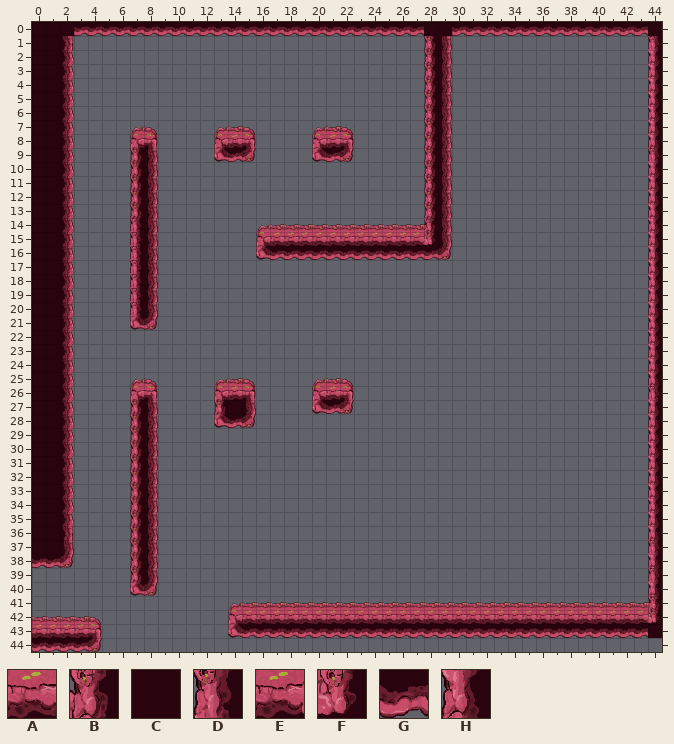
Tiled map, stored at PlatformGame-L19_Optimization/Assets/Maps/MapEstomac_Sala5.tmx. Above: the version before the commit.
Cells are 64x64 px. Shown: x 0..44, y 0..44.
Key: from "atñas_2.6": A 219, B 227, C 235, D 238, E 242, F 243, G 251, H 254.
_ is an empty cell.
Layers that did not change in this view are not listed.
Layer "Solid" before, first column x 39:
39 _____D
40 _____H
41 _____B
42 AAAAEF
43 GGGGGC
44 ______
Now the later version:
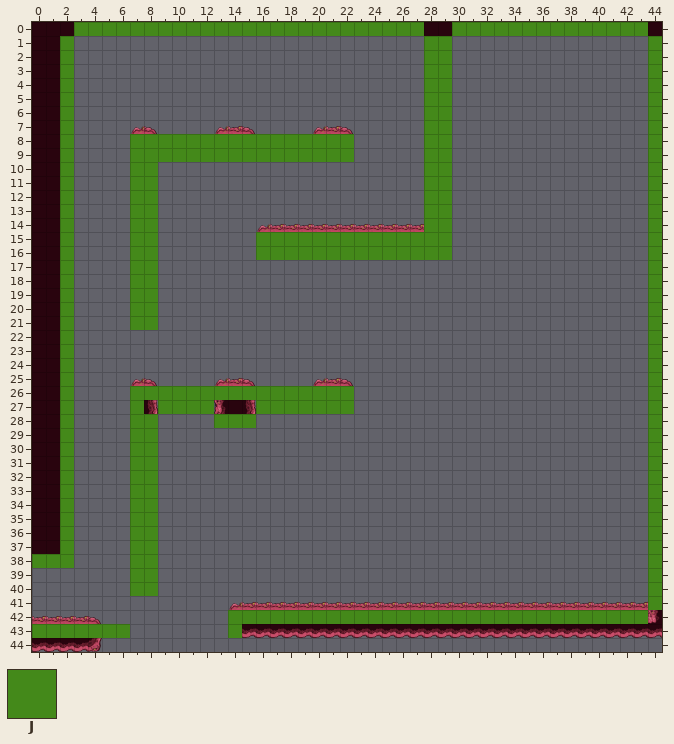
Further tiles: from "TileMetadata": J 1.
Tiles of an added or newly shown layer are drawn over the layers below it.
The edit:
Layer "Solid":
y 43: x 44 C -> G
Layer "Collisions" (now shown):
y 0: x 3..27 _________________________ -> JJJJJJJJJJJJJJJJJJJJJJJJJ; x 30..43 ______________ -> JJJJJJJJJJJJJJ
y 1..7: x 2 _ -> J; x 28..29 __ -> JJ; x 44 _ -> J
y 8..9: x 2 _ -> J; x 7..22 ________________ -> JJJJJJJJJJJJJJJJ; x 28..29 __ -> JJ; x 44 _ -> J
y 10..14: x 2 _ -> J; x 7..8 __ -> JJ; x 28..29 __ -> JJ; x 44 _ -> J
y 15..16: x 2 _ -> J; x 7..8 __ -> JJ; x 16..29 ______________ -> JJJJJJJJJJJJJJ; x 44 _ -> J
y 17..21: x 2 _ -> J; x 7..8 __ -> JJ; x 44 _ -> J
y 22..25: x 2 _ -> J; x 44 _ -> J
y 26: x 2 _ -> J; x 7..22 ________________ -> JJJJJJJJJJJJJJJJ; x 44 _ -> J
y 27: x 2 _ -> J; x 7 _ -> J; x 9..12 ____ -> JJJJ; x 16..22 _______ -> JJJJJJJ; x 44 _ -> J
y 28: x 2 _ -> J; x 7..8 __ -> JJ; x 13..15 ___ -> JJJ; x 44 _ -> J
y 29..37: x 2 _ -> J; x 7..8 __ -> JJ; x 44 _ -> J
y 38: x 0..2 ___ -> JJJ; x 7..8 __ -> JJ; x 44 _ -> J
y 39..40: x 7..8 __ -> JJ; x 44 _ -> J
y 41: x 44 _ -> J
y 42: x 14..43 ______________________________ -> JJJJJJJJJJJJJJJJJJJJJJJJJJJJJJ
y 43: x 0..6 _______ -> JJJJJJJ; x 14 _ -> J
Boxes around the changes in both pictures, in picture pixels (x1, y1, x2, y2):
changed: (32, 22, 662, 638)
